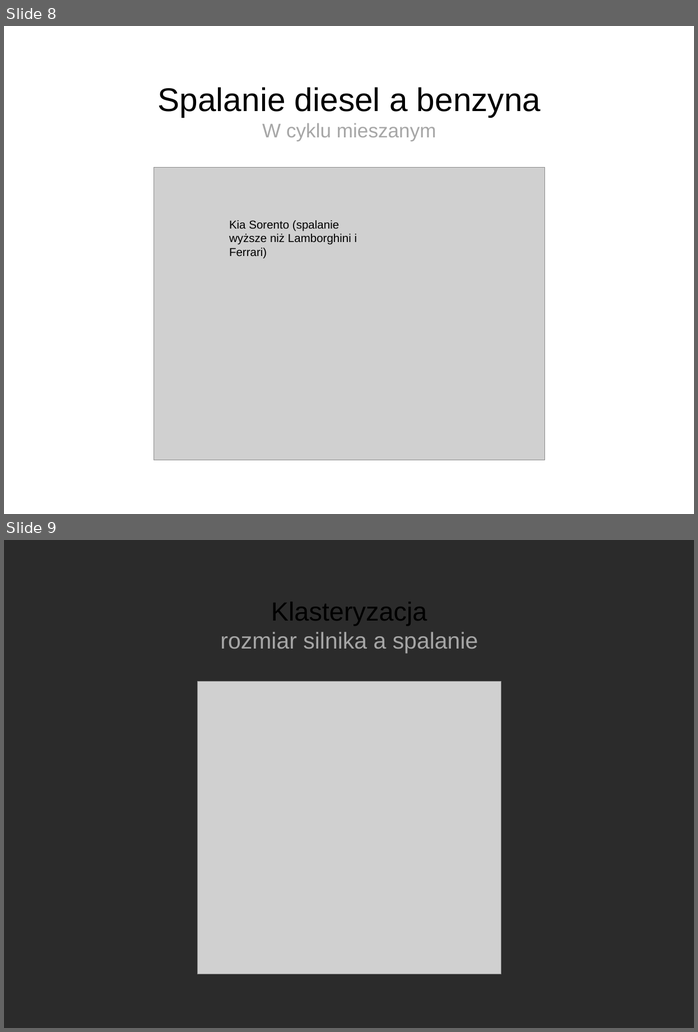
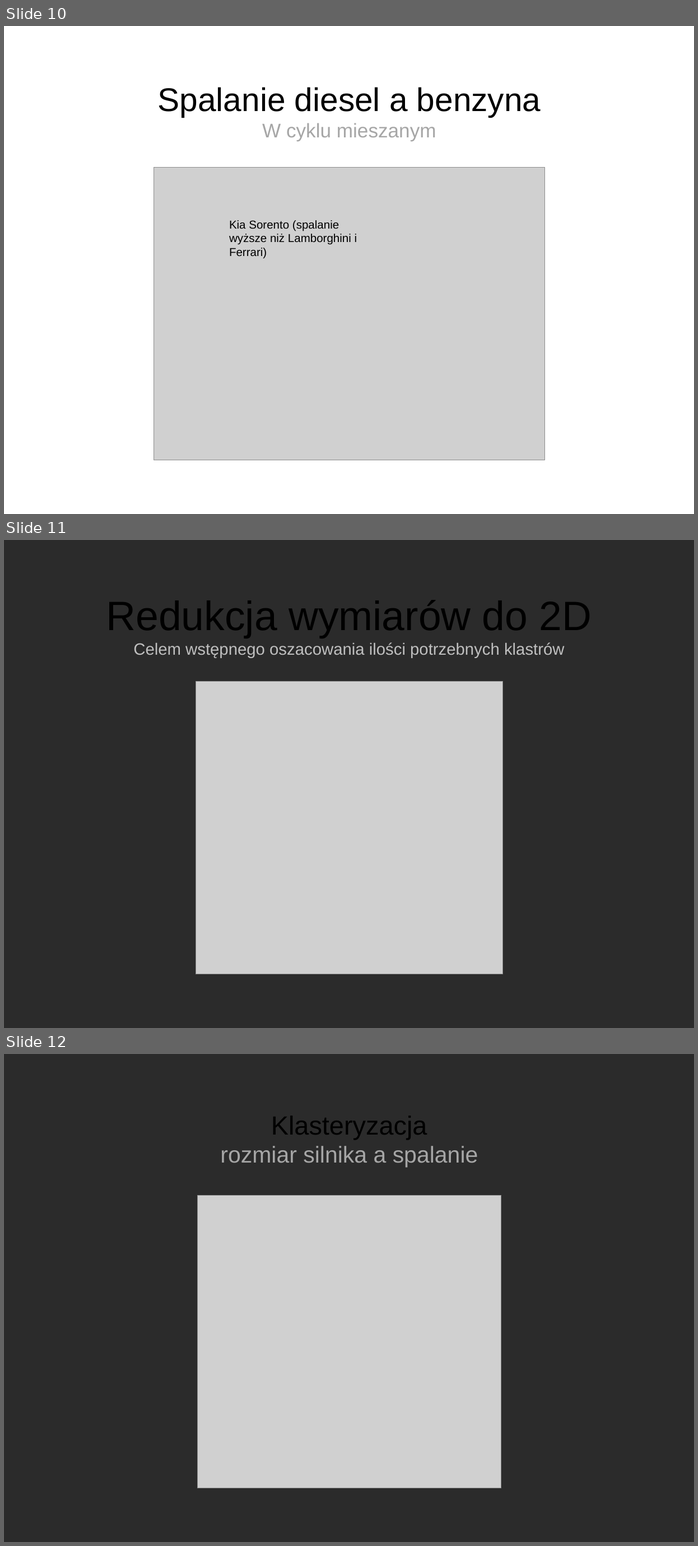
Before and after one commit to michalloska/DataExploration_Project, a slide deck: prezentacja.ppt. Shown one above the other, each under a label of ours: slides 8 and 9 before the commit, slides 10, 11 and 12 after it. The pictures are 698x1032 and 698x1546 pixels, drawn with LibreOffice and Linux fonts; fonts in the diff are those of the drawing; grey boxes stand for pictures; background and template pictures are left out; a plain dark background stands for a picture behind light text. Boxes give left, top, right and bottom in pixels: in the first picture for what was removed or moved away, otherwise in the second. Text is boxed around its words. In the diff, an @@ line names an element or a change of style, - is before the commit and + after.

```diff
--- a/prezentacja.ppt
+++ b/prezentacja.ppt
@@ slide 11 added at (x1=4, y1=540, x2=694, y2=1028), background picture (left out) @@
@@ title added at (x1=106, y1=600, x2=592, y2=658), 20 pt, text #BFBFBF @@
+Redukcja wymiarów do 2D
+Celem wstępnego oszacowania ilości potrzebnych klastrów
@@ picture added at (x1=196, y1=681, x2=502, y2=974) @@
@@ what was slide 8 is now slide 10 @@
@@ what was slide 9 is now slide 12 @@
```
Also in this commit, not shown: 1 slide changed, 3 other slides added, 2 slides removed.
